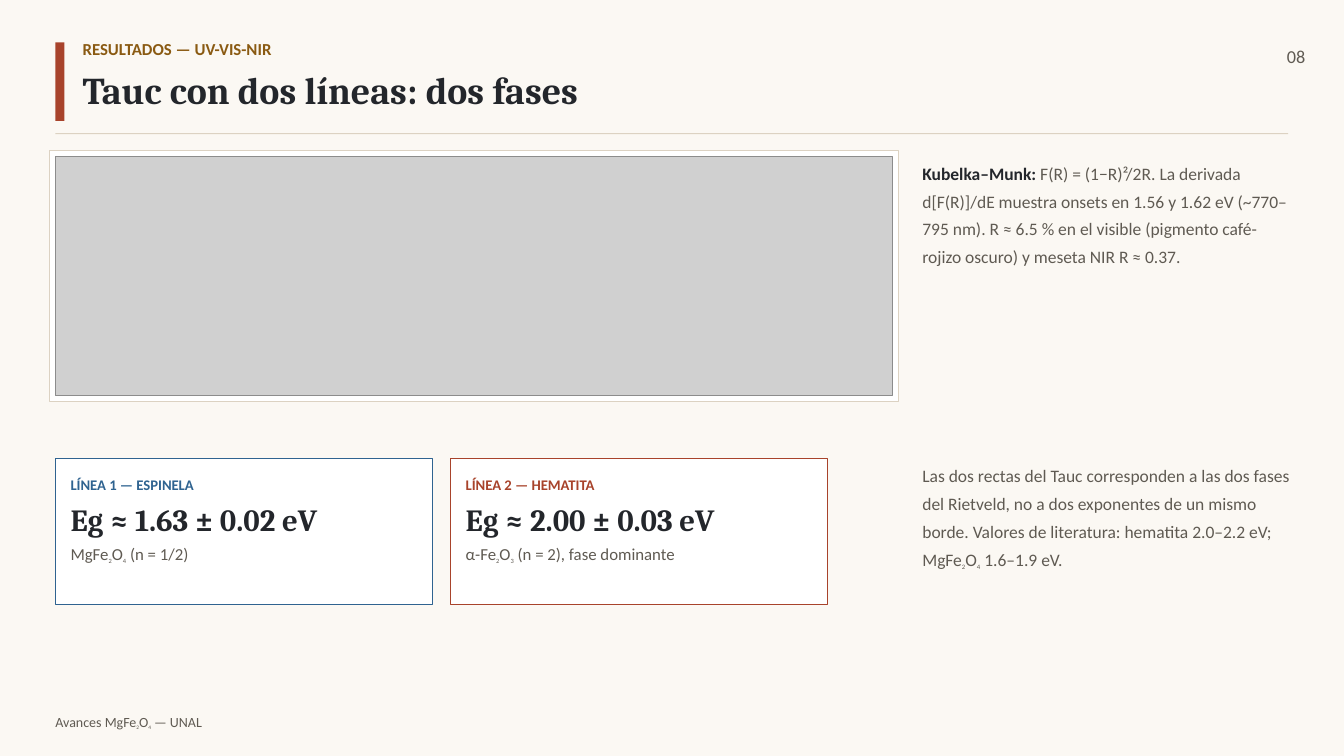
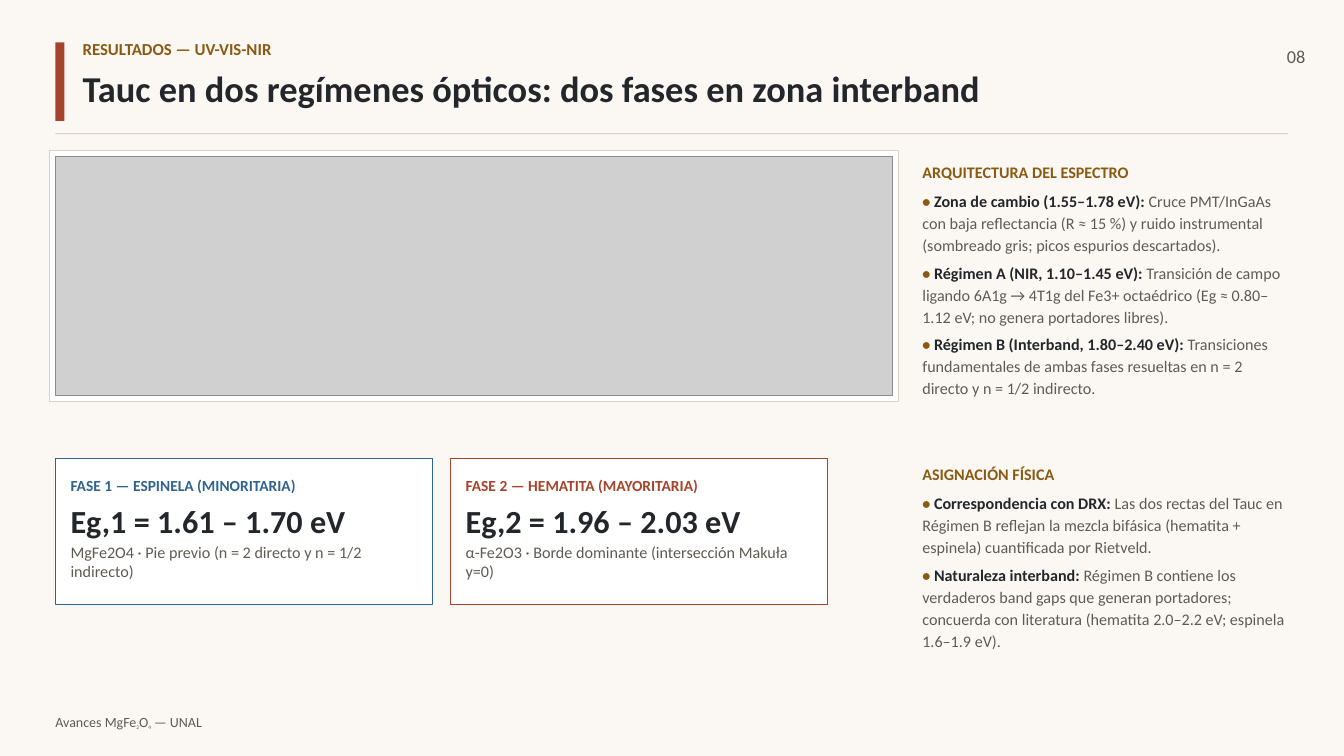
Before and after one commit to rifu-uni/tcb, a slide deck: slide 8 of article/Avances_MgFe2O4.pptx. Drawn at 1344x756 pixels with LibreOffice and Linux fonts; fonts in the diff are those of the drawing; grey boxes stand for pictures. Boxes give left, top, right and bottom in pixels: in the first picture for what was removed or moved away, otherwise in the second. Text is boxed around its words. In the diff, an @@ line names an element or a change of style, - is before the commit and + after.

```diff
--- a/article/Avances_MgFe2O4.pptx
+++ b/article/Avances_MgFe2O4.pptx
@@ text at bbox=[83, 76, 980, 108]: text changed; size 27 to 26 pt; font Cambria to Calibri @@
-Tauc con dos líneas: dos fases
+Tauc en dos regímenes ópticos: dos fases en zona interband
@@ text at bbox=[922, 167, 1280, 397]: text changed; size 12.5 to 11.5 pt @@
-Kubelka–Munk: F(R) = (1−R)²/2R. La derivada d[F(R)]/dE muestra onsets en 1.56 y 1.62 eV (~770–795 nm). R ≈ 6.5 % en el visible (pigmento café-rojizo oscuro) y meseta NIR R ≈ 0.37.
+ARQUITECTURA DEL ESPECTRO
+• Zona de cambio (1.55–1.78 eV): Cruce PMT/InGaAs con baja reflectancia (R ≈ 15 %) y ruido instrumental (sombreado gris; picos espurios descartados).
+• Régimen A (NIR, 1.10–1.45 eV): Transición de campo ligando 6A1g → 4T1g del Fe3+ octaédrico (Eg ≈ 0.80–1.12 eV; no genera portadores libres).
+• Régimen B (Interband, 1.80–2.40 eV): Transiciones fundamentales de ambas fases resueltas en n = 2 directo y n = 1/2 indirecto.
@@ text at bbox=[71, 479, 295, 493]: text changed; size 10.5 to 11 pt @@
-LÍNEA 1 — ESPINELA
+FASE 1 — ESPINELA (MINORITARIA)
@@ text at bbox=[466, 479, 698, 493]: text changed; size 10.5 to 11 pt @@
-LÍNEA 2 — HEMATITA
+FASE 2 — HEMATITA (MAYORITARIA)
@@ text at bbox=[922, 468, 1284, 649]: text changed; size 12.5 to 11.5 pt @@
-Las dos rectas del Tauc corresponden a las dos fases del Rietveld, no a dos exponentes de un mismo borde. Valores de literatura: hematita 2.0–2.2 eV; MgFe2O4 1.6–1.9 eV.
+ASIGNACIÓN FÍSICA
+• Correspondencia con DRX: Las dos rectas del Tauc en Régimen B reflejan la mezcla bifásica (hematita + espinela) cuantificada por Rietveld.
+• Naturaleza interband: Régimen B contiene los verdaderos band gaps que generan portadores; concuerda con literatura (hematita 2.0–2.2 eV; espinela 1.6–1.9 eV).
@@ text at bbox=[71, 511, 362, 579]: text changed; size 22 to 11.5 pt; font Cambria to Calibri; text colour #23262B to #5F5A52; bold off @@
-Eg ≈ 1.63 ± 0.02 eV
-MgFe2O4 (n = 1/2)
+Eg,1 = 1.61 – 1.70 eV
+MgFe2O4 · Pie previo (n = 2 directo y n = 1/2 indirecto)
@@ text at bbox=[466, 511, 788, 580]: text changed; size 12 to 11.5 pt @@
-Eg ≈ 2.00 ± 0.03 eV
-α-Fe2O3 (n = 2), fase dominante
+Eg,2 = 1.96 – 2.03 eV
+α-Fe2O3 · Borde dominante (intersección Makuła y=0)
```
Also in this commit, not shown: 3 other slides changed, 6 other files.
